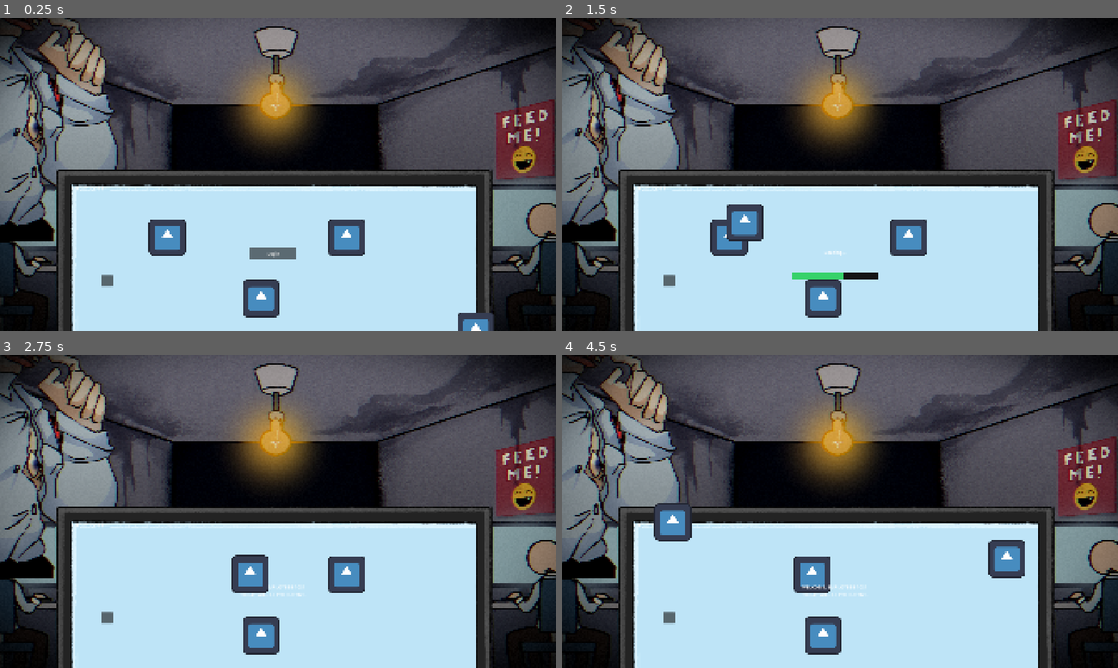
Above: before the commit, frames 1-4 (two rows, left to right).
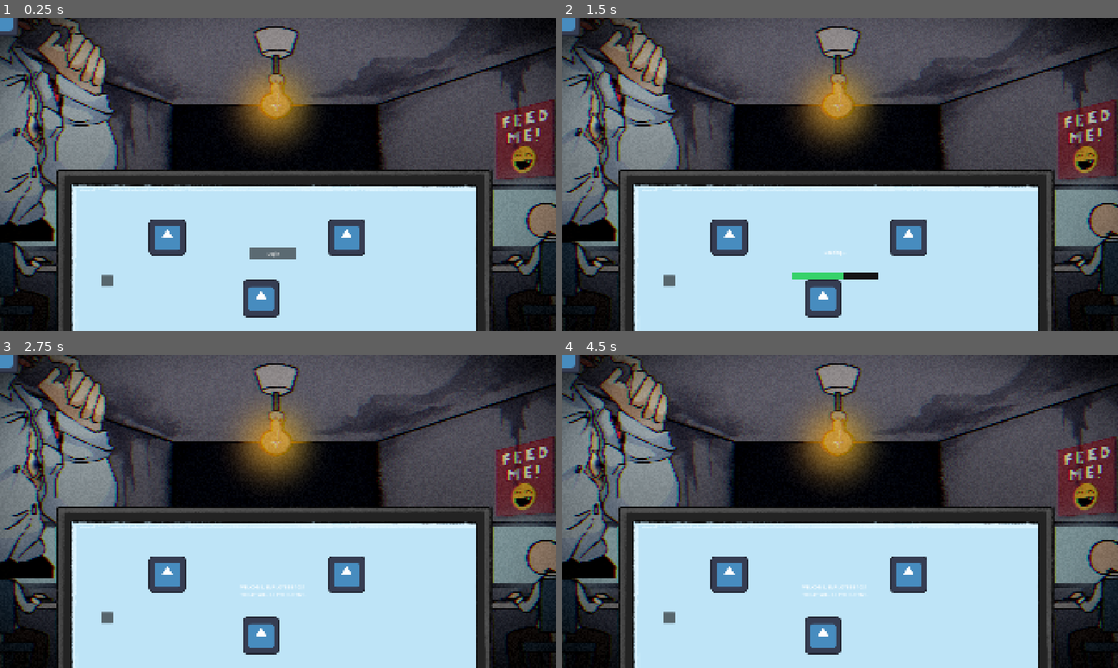
Above: after the commit, the same moments.

Repository: robfischer2187/AI-Slop
Game: Godot game, scene res://scenes/Main.tscn
The game is run twice, just before and just after one commit, with the same random seed, the same clock (stepped at 60 frames per second) and the same inputs. The engine's default icon, where the game draws it, is replaced by a stand-in: a white triangle on a blue panel in a dark square.
Inputs (mouse positions are in pixels of both pictures, inside the frame that each line leads up to):
- Up to frame 1 (0.25 s): no input
- Up to frame 2 (1.5 s): click "Login" at 0.5 s; drag from (667, 280) to (895, 105) at 1.27 s
- Up to frame 3 (2.75 s): drag from (166, 574) to (250, 574) at 2.02 s
- Up to frame 4 (4.5 s): tap Enter at 2.75, 4.25 s; move the mouse to (823, 636) at 2.77 s; click (823, 636) at 2.92 s; tap Space at 3.5 s; drag from (906, 574) to (673, 464) at 3.52 s; move the mouse to (1006, 558) at 4.27 s; click (1006, 558) at 4.42 s

The runs differ from the first frame. In frame 1, 4.2% of the frame differs, in the area x 0-100%, y 0-100%; in frame 2, 4.6%; in frame 3, 5.4%; in frame 4, 7.7%, in the area x 0-100%, y 0-88%.

Commit message:
Update game state management and connect startup flow completion to game start

Diff:
--- a/ai-slop/scripts/main.gd
+++ b/ai-slop/scripts/main.gd
@@ -23,7 +23,7 @@
 var suspicion: float = 0.0
 
 var is_being_watched: bool = false
-var game_running: bool = true
+var game_running: bool = false
 
 var task_timer: float = 5.0
 var current_time: float = 0.0
@@ -43,6 +43,13 @@
 var coworkers_default_texture: Texture
 
 func _ready() -> void:
+	var startup_flow: Node = $UIRoot/UIContainer/PCScreenArea/StartupFlow
+	startup_flow.startup_finished.connect(_on_startup_finished)
+	set_process(false) # stop _process until startup is done
+
+func _on_startup_finished(_support_forced: bool) -> void:
+	set_process(true)
+	game_running = true
 	start_game()
 	alastor_anim.play("walk")
 	alastor_anim.speed_scale = 0.4
--- a/ai-slop/scripts/startupflow.gd
+++ b/ai-slop/scripts/startupflow.gd
@@ -146,8 +146,6 @@
 	welcome_label.text = "..."
 	await get_tree().create_timer(0.6).timeout
 
-	_finish_startup()
-
 
 func _reset_prompt_to_default() -> void:
 	forced_yes_mode = false
